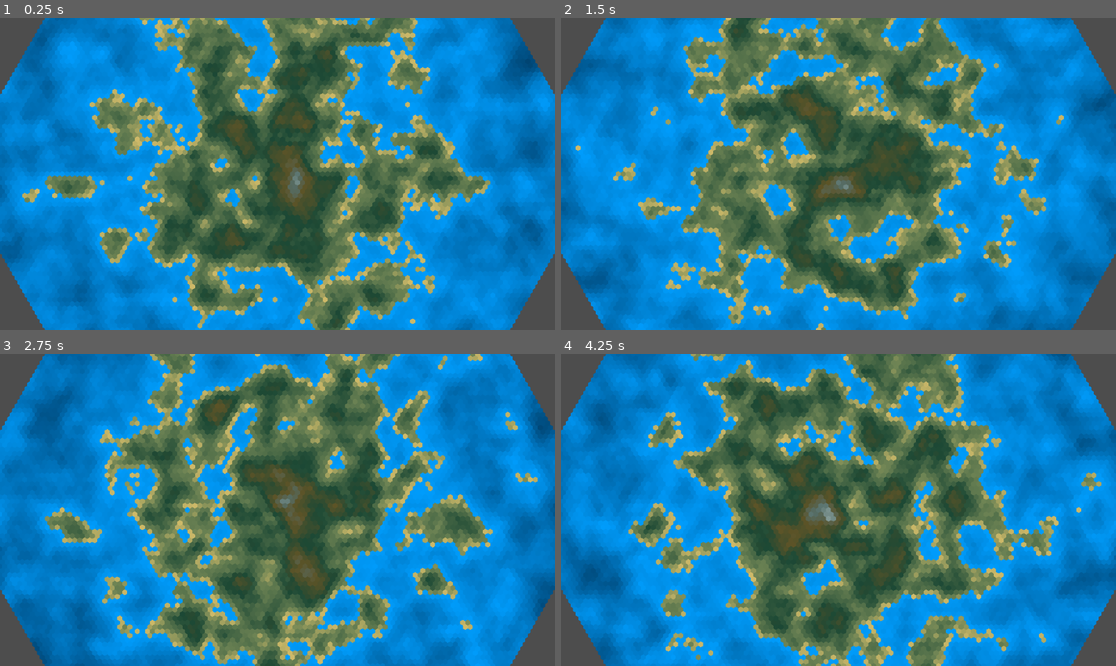
Above: before the commit, frames 1-4 (two rows, left to right).
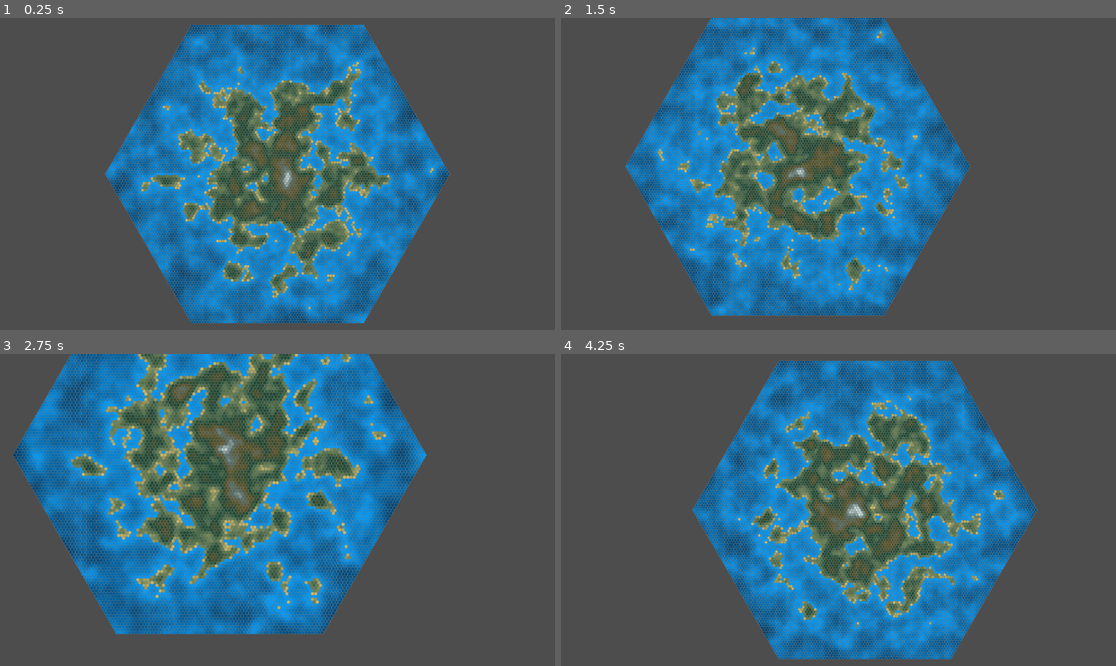
Above: after the commit, the same moments.

Repository: 1ort/hexgrid
Game: Godot game, scene res://demo.tscn
Same seed, same stepped clock (60 frames per second), same inputs: the game is played once before the commit and once after it.
Inputs (mouse positions are in pixels of both pictures, inside the frame that each line leads up to):
- Up to frame 1 (0.25 s): no input
- Up to frame 2 (1.5 s): tap Enter (ui_accept) at 0.5, 0.77 s; move the mouse to (960, 158) at 0.52 s; hold D (right) 0.53-1.28 s; tap Mouse wheel up (zoom_in) at 0.6 s; tap Mouse wheel down (zoom_out) at 0.8, 1.35 s; move the mouse to (727, 189) at 1.27 s; hold S (down) from 1.28 s (still down)
- Up to frame 3 (2.75 s): tap Enter (ui_accept) at 1.52 s; tap Mouse wheel up (zoom_in) at 1.55, 2.1 s; move the mouse to (333, 441) at 2.02 s; release S (down) at 2.03 s; hold D (right) from 2.03 s (still down); tap Mouse wheel down (zoom_out) at 2.3 s
- Up to frame 4 (4.25 s): move the mouse to (810, 572) at 2.77 s; release D (right) at 2.78 s; hold W (up) 2.78-3.53 s; tap Mouse wheel down (zoom_out) at 2.85, 3.8 s; tap Enter (ui_accept) at 3.02, 3.77 s; tap Mouse wheel up (zoom_in) at 3.05, 3.6 s; move the mouse to (1005, 556) at 3.52 s; hold A (left) from 3.53 s (still down)

The runs differ from the first frame. In frame 1, 91% of the frame differs, in the area x 0-100%, y 0-100%; in frame 2, 91%; in frame 3, 88%; in frame 4, 91%.

Commit message:
Controllable camera

Diff:
--- /dev/null
+++ b/CameraController.gd
@@ -0,0 +1,25 @@
+extends Node2D
+class_name CameraController2D
+
+@export var min_zoom = 0.05
+@export var max_zoom = 1.0
+@export var zoom_step = 0.01
+
+var camera: Camera2D
+
+@export var movement_speed = 64.0
+
+func _ready():
+	for child in get_children():
+		if child is Camera2D:
+			camera = child
+
+func _input(event):
+	if Input.is_action_just_pressed("zoom_in"):
+		camera.zoom = clamp(camera.zoom + Vector2.ONE*zoom_step, Vector2.ONE*min_zoom, Vector2.ONE*max_zoom)
+	if Input.is_action_just_pressed("zoom_out"):
+		camera.zoom = clamp(camera.zoom - Vector2.ONE*zoom_step, Vector2.ONE*min_zoom, Vector2.ONE*max_zoom)
+
+func _process(delta):
+	var movement_vector = Input.get_vector("left", "right", "up", "down")
+	position += movement_vector * movement_speed
--- a/demo.gd
+++ b/demo.gd
@@ -6,7 +6,6 @@
 var selected_hex: Hex
 var cursor_hex: Hex
 var path_line: Array[Hex]
-
 
 var hex_radius = 64
 var elevation_k = 0.45
@@ -37,6 +36,7 @@
 		else:
 			color_value = ground_gradient.sample(noise_value)
 		draw_polygon(corners, [color_value])
+		draw_closed_line(corners, color, width, antialiased)
 	else:
 		draw_closed_line(corners, color, width, antialiased)
 
@@ -54,6 +54,8 @@
 	var d = distance_k * distance
 	elevation = lerp(elevation, 1-(d*2), elevation_k)
 
+	elevation = lerp(elevation, sign(elevation), abs(elevation)*0.4)
+
 	return elevation
 
 
@@ -61,7 +63,7 @@
 	var rng = RandomNumberGenerator.new()
 	noise.seed = rng.randi_range(0, 500)
 	noise.noise_type = FastNoiseLite.TYPE_SIMPLEX
-	noise.fractal_octaves = 4
+	noise.fractal_octaves = 3
 	noise.frequency = 0.05
 
 	for hex in hex_region.get_hexes():
@@ -75,7 +77,7 @@
 
 func _draw():
 	for hex in self.hexes:
-		draw_hex(hex, Color.CADET_BLUE)
+		draw_hex(hex, Color.WHITE*0.5)
 
 	if self.selected_hex != null:
 		draw_hex(selected_hex, Color.ORANGE, 3, true)
--- a/demo.tscn
+++ b/demo.tscn
@@ -1,7 +1,8 @@
-[gd_scene load_steps=5 format=3 uid="uid://dclmdta781w8y"]
+[gd_scene load_steps=6 format=3 uid="uid://dclmdta781w8y"]
 
 [ext_resource type="Script" path="res://demo.gd" id="1_0shvy"]
 [ext_resource type="Script" path="res://hex_layout.gd" id="1_b3syg"]
+[ext_resource type="Script" path="res://CameraController.gd" id="3_vccir"]
 
 [sub_resource type="Gradient" id="Gradient_ie4em"]
 colors = PackedColorArray(5.8527e-05, 0.612301, 0.985805, 1, 0, 0.210769, 0.359528, 1)
@@ -17,6 +18,11 @@
 
 [node name="HexLayout" type="Node2D" parent="."]
 script = ExtResource("1_b3syg")
-hex_size = Vector2(6, 6)
+hex_size = Vector2(64, 64)
 
-[node name="Camera2D" type="Camera2D" parent="."]
+[node name="CameraController" type="Node2D" parent="."]
+script = ExtResource("3_vccir")
+
+[node name="Camera2D" type="Camera2D" parent="CameraController"]
+zoom = Vector2(0.05, 0.05)
+position_smoothing_enabled = true
